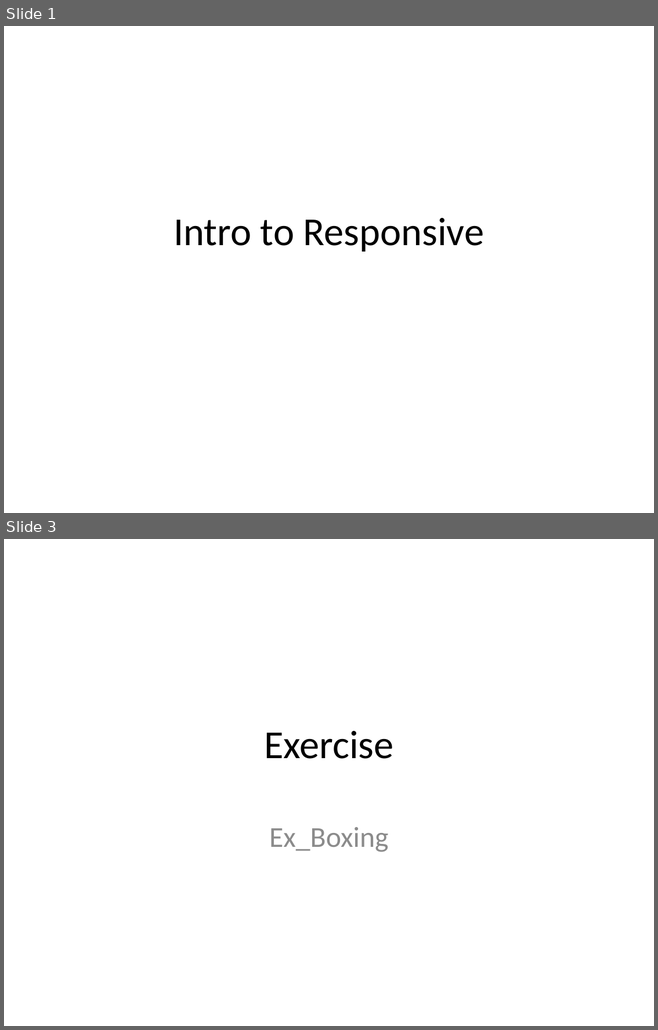
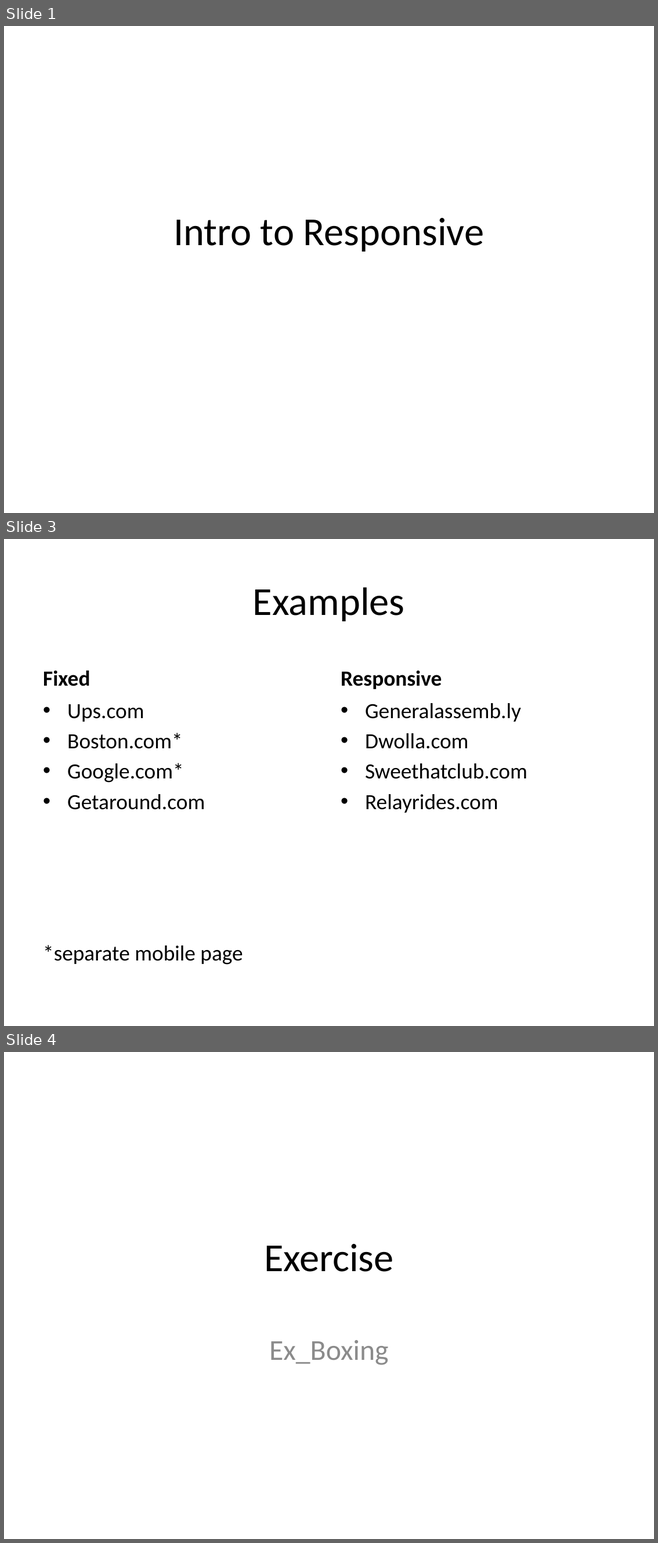
Before and after one commit to HaloZero/FEWD_Curriculum_24, a slide deck: Week06_Responsive/Lesson 11/Intro to Responsive.pptx. Shown one above the other, each under a label of ours: slides 1 and 3 before the commit, slides 1, 3 and 4 after it; the slides between them are not shown. The pictures are 658x1030 and 658x1543 pixels, drawn with LibreOffice and Linux fonts; fonts in the diff are those of the drawing. Boxes give left, top, right and bottom in pixels: in the first picture for what was removed or moved away, otherwise in the second. Text is boxed around its words. In the diff, an @@ line names an element or a change of style, - is before the commit and + after.

```diff
--- a/Week06_Responsive/Lesson 11/Intro to Responsive.pptx
+++ b/Week06_Responsive/Lesson 11/Intro to Responsive.pptx
@@ slide 3 added at bbox=[4, 539, 654, 1026], background #FFFFFF @@
@@ title added at bbox=[253, 587, 405, 621], 44 pt, text #000000 @@
+Examples
@@ text added at bbox=[43, 670, 90, 686], 24 pt, text #000000, bold @@
+Fixed
@@ text added at bbox=[340, 670, 441, 689], 24 pt, text #000000, bold @@
+Responsive
@@ text added at bbox=[43, 704, 242, 965], 24 pt, text #000000 @@
+• Ups.com
+• Boston.com*
+• Google.com*
+• Getaround.com
+*separate mobile page
@@ text added at bbox=[365, 703, 527, 813], 24 pt, text #000000 @@
+• Generalassemb.ly
+• Dwolla.com
+• Sweethatclub.com
+• Relayrides.com
@@ what was slide 3 is now slide 4 @@
```
Also in this commit, not shown: 2 slides changed.
